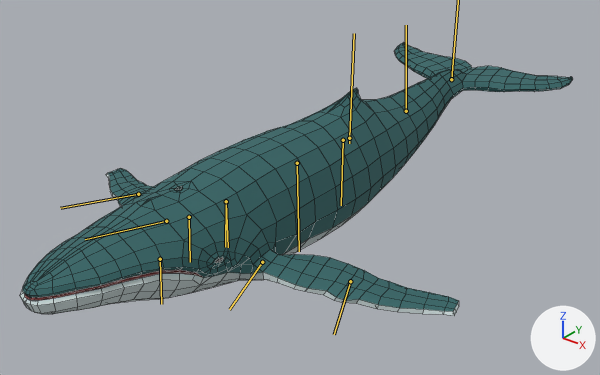
Renders of the FBX model Assets/Models/Humpback/Humpback@SWIM_01.FBX from each side of a commit.
One viewpoint serves both versions: a camera (50 mm lens) standing at (6.97, -9.09, 6.4) and looking at (-0.15, -0.19, 0.88). Every picture has the same lights, and +X, +Y and +Z are marked at lower right. Both versions are drawn at frame 44 of the action 'Take 001'; the numbers are the values there. The bones that bend it are drawn over the model as lines. Mesh edges are drawn as thin lines.

Objects in the first picture: 'Whale_01'.
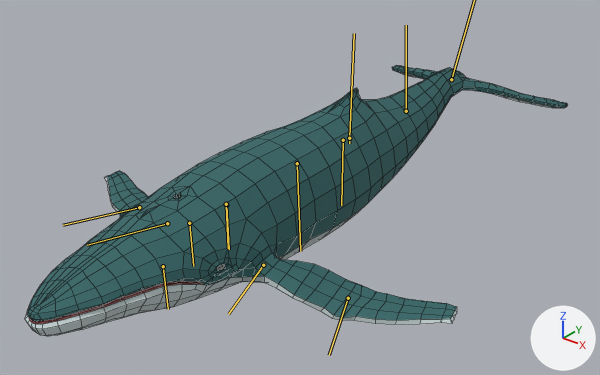
Pixel boxes (x1, y1, x2, y2) of what changed, in the pictures (600 x 375 px):
'Whale_01', posed: before (20, 42, 573, 316); after (25, 65, 567, 336)
bone 'HumpBack-RIGSpine2', root to tip: before (297, 163) to (299, 251); after (297, 163) to (300, 251)
bone 'HumpBack-RIGNeck', root to tip: before (226, 201) to (225, 247); after (226, 204) to (228, 248)
bone 'HumpBack-RIGHead', root to tip: before (189, 217) to (190, 262); after (189, 223) to (193, 266)
bone 'HumpBack-RIGLArm1', root to tip: before (262, 262) to (229, 309); after (263, 265) to (228, 314)
bone 'HumpBack-RIGLArm2', root to tip: before (350, 281) to (334, 334); after (348, 298) to (329, 355)
bone 'HumpBack-RIGRArm1', root to tip: before (166, 221) to (85, 239); after (167, 223) to (87, 245)
bone 'HumpBack-RIGRArm2', root to tip: before (138, 194) to (60, 208); after (139, 207) to (63, 225)

What the commit changed:
Bone 'HumpBack-RIGSpine2' (bone_humpback_rigspine2) turns from (0, 0, -2) to (0, 0, -1) degrees about its own x, y and z.
Bone 'HumpBack-RIGNeck' (bone_humpback_rigneck) turns from (0, 0, -2) to (0, 0, 0) degrees about its own x, y and z.
Bone 'HumpBack-RIGHead' (bone_humpback_righead) turns from (0, 0, -2) to (0, 0, 0) degrees about its own x, y and z.
Bone 'HumpBack-RIGLArm1' (bone_humpback_riglarm1) turns from (-4, 17, -12) to (-4, 7, -10) degrees about its own x, y and z.
Bone 'HumpBack-RIGLArm2' (bone_humpback_riglarm2) turns from (4, -5, 6) to (4, 12, 7) degrees about its own x, y and z.
Bone 'HumpBack-RIGRArm1' (bone_humpback_rigrarm1) turns from (4, -17, -12) to (4, -8, -10) degrees about its own x, y and z.
Bone 'HumpBack-RIGRArm2' (bone_humpback_rigrarm2) turns from (-4, 5, 6) to (-4, -11, 7) degrees about its own x, y and z.
Bone 'HumpBack-RIGTail3' (bone_humpback_rigtail3) turns from (0, 0, 6) to (0, 0, -18) degrees about its own x, y and z.
